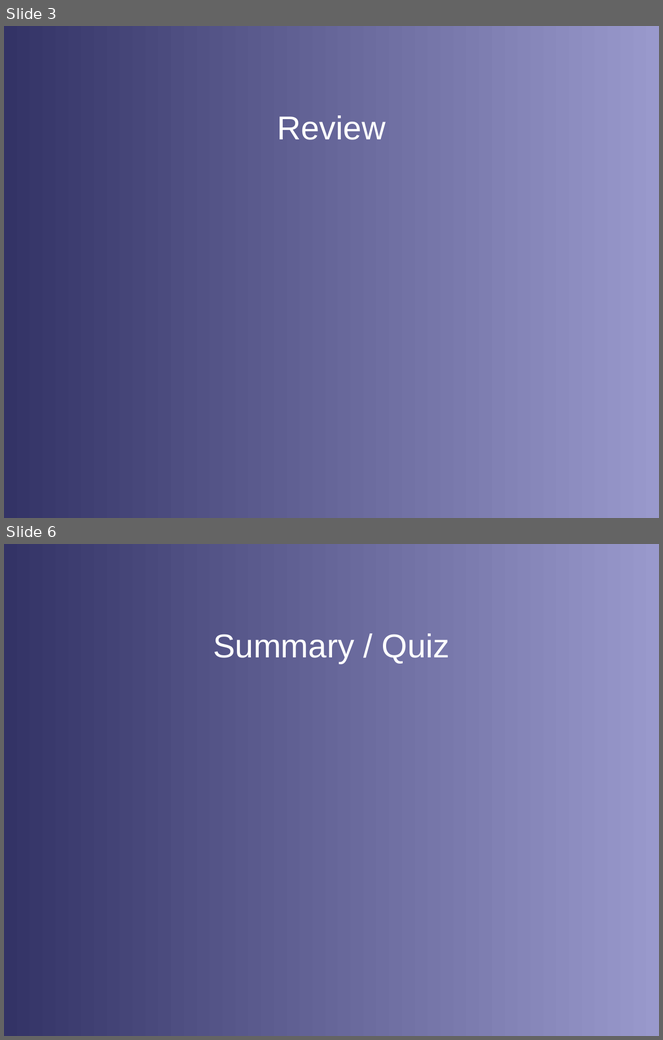
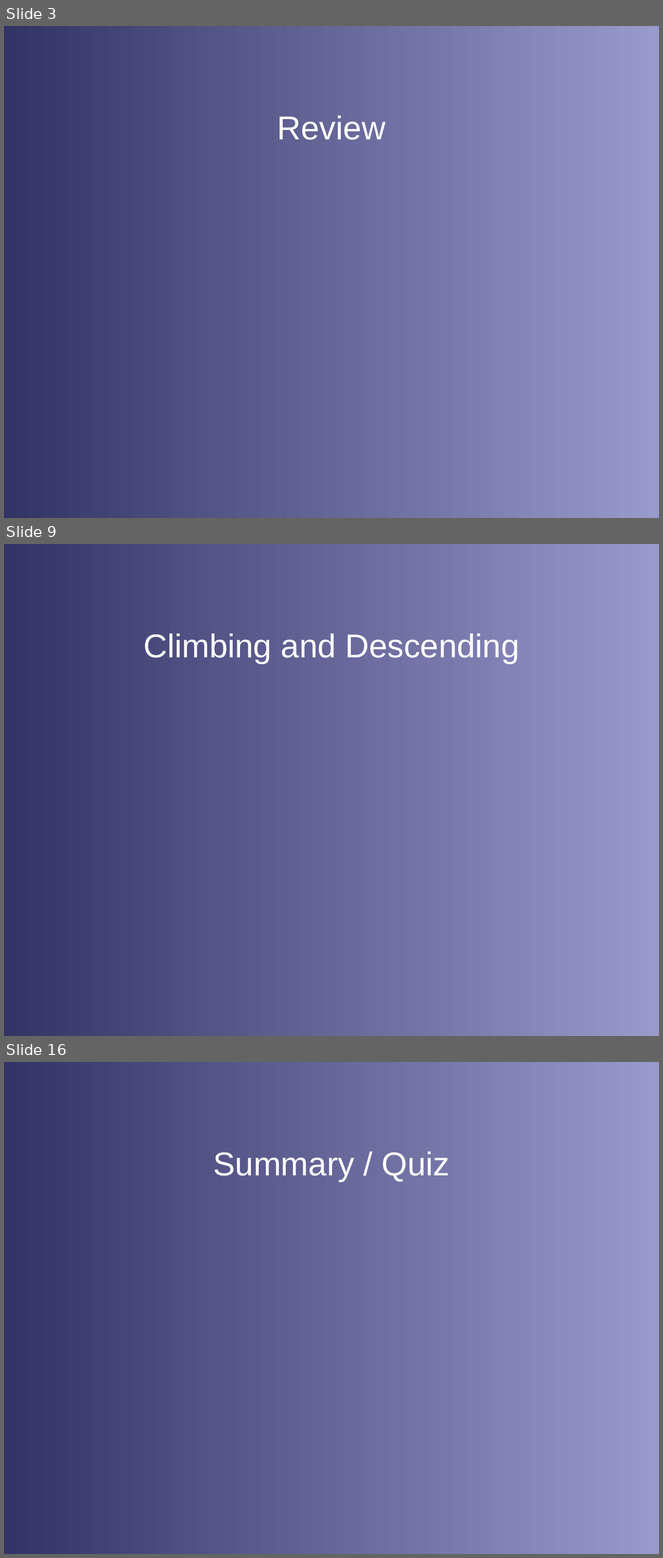
Before and after one commit to stephanheinemann/flight, a slide deck: FI/Instruments/Instruments.odp. Shown one above the other, each under a label of ours: slides 3 and 6 before the commit, slides 3, 9 and 16 after it; the slides between them are not shown. The pictures are 663x1040 and 663x1558 pixels, drawn with LibreOffice and Linux fonts; fonts in the diff are those of the drawing; background and template pictures are left out. Boxes give left, top, right and bottom in pixels: in the first picture for what was removed or moved away, otherwise in the second. Text is boxed around its words. In the diff, an @@ line names an element or a change of style, - is before the commit and + after.

```diff
--- a/FI/Instruments/Instruments.odp
+++ b/FI/Instruments/Instruments.odp
@@ slide 9 added at <box>4,544,659,1036</box>, background gradient #333366 to #9999CC @@
@@ title added at <box>143,633,519,664</box>, 40 pt, text #FFFFFF @@
+Climbing and Descending
@@ what was slide 6 is now slide 16 @@
```
Also in this commit, not shown: 2 slides changed, 10 other slides added, 1 slide removed, 1 other file.
